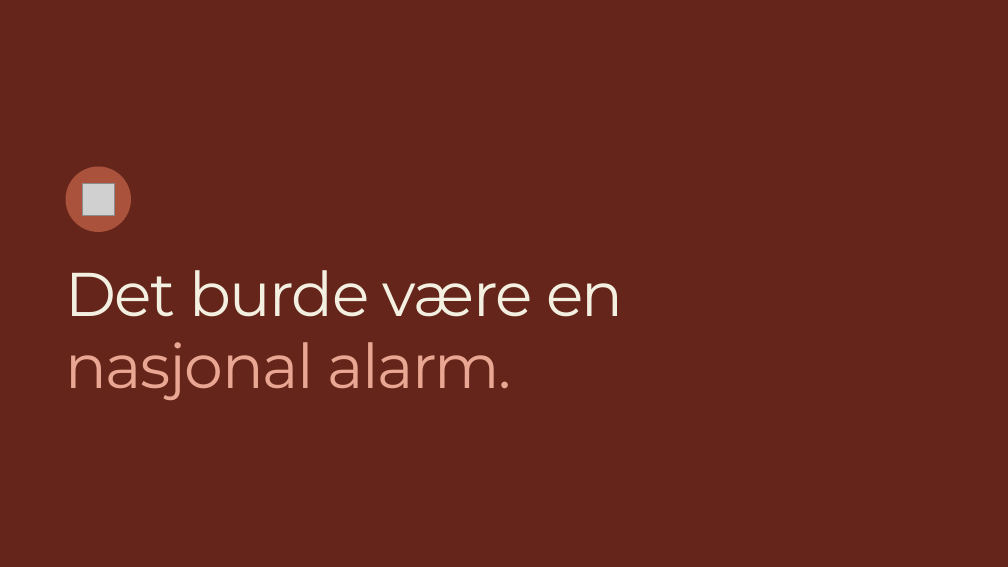
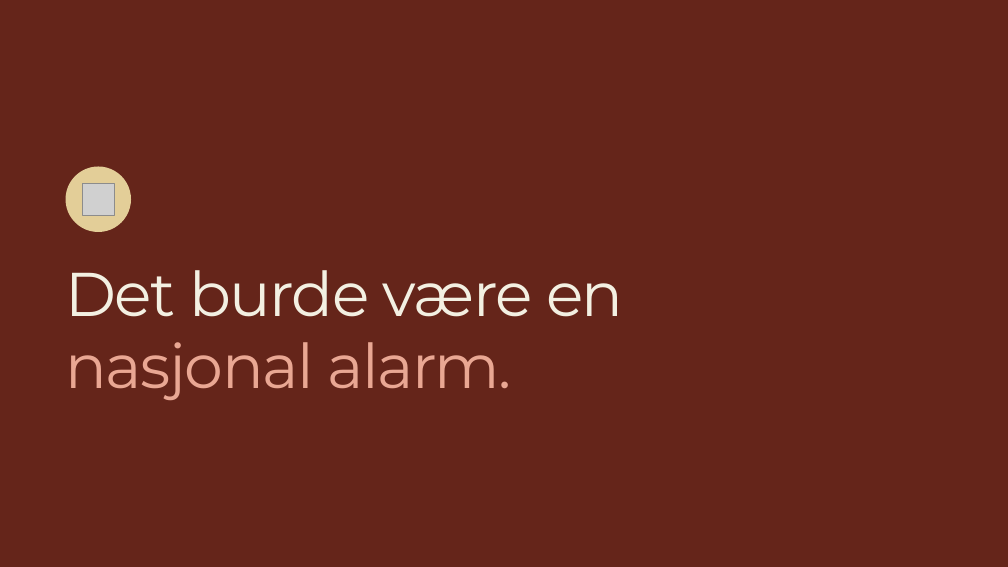
Before and after one commit to MarcusEvensen-Org/iarbeid-riketstilstand, a slide deck: slide 9 of Rikets tilstand 2026.pptx. Drawn at 1008x567 pixels with LibreOffice and Linux fonts; fonts in the diff are those of the drawing; grey boxes stand for pictures; background and template pictures are left out. Boxes give left, top, right and bottom in pixels: in the first picture for what was removed or moved away, otherwise in the second. Text is boxed around its words. In the diff, an @@ line names an element or a change of style, - is before the commit and + after.

```diff
--- a/Rikets tilstand 2026.pptx
+++ b/Rikets tilstand 2026.pptx
@@ rectangle removed at (0, 0, 1008, 567) @@
@@ ellipse at (66, 166, 132, 232): fill #AA523C to #E3CE98 @@
```
Also in this commit, not shown: 15 other slides changed, 2 other files.
